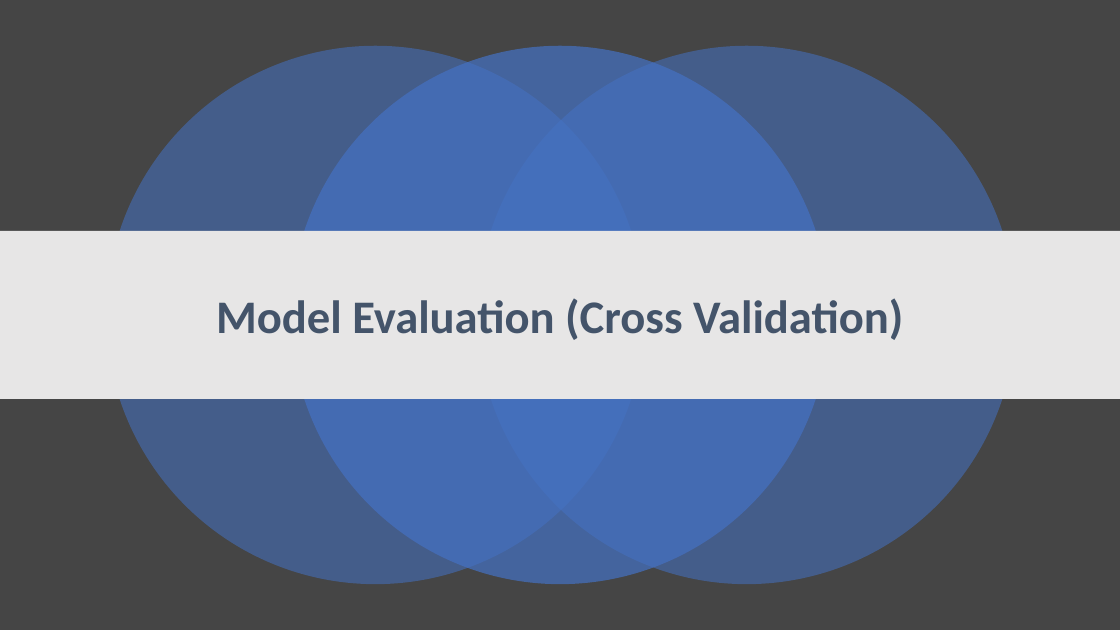
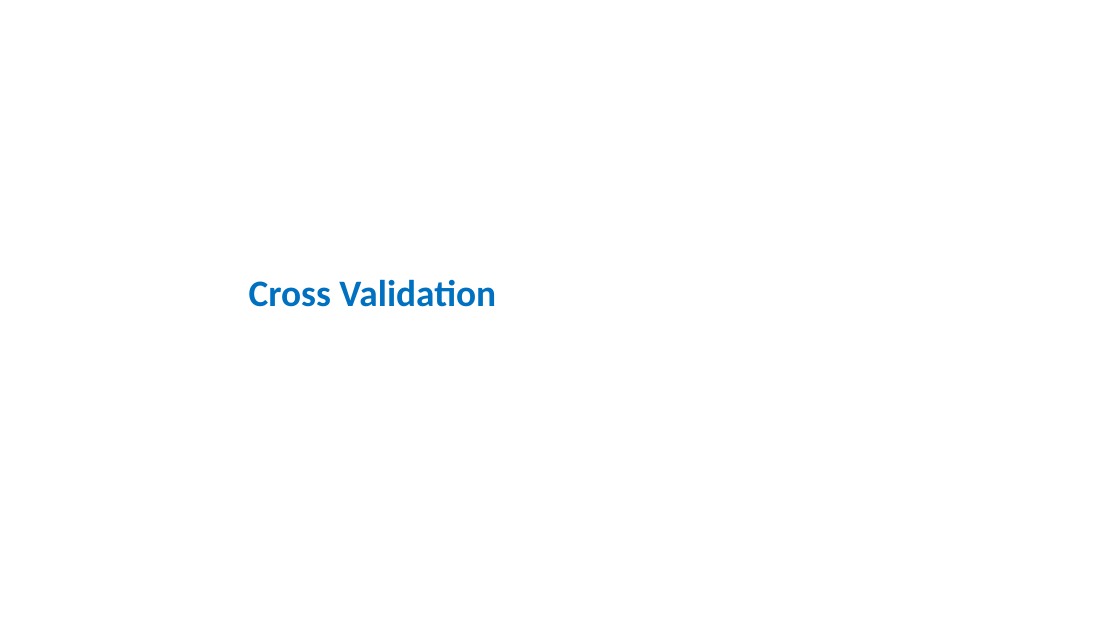
Before and after one commit to manasagodkhindi/AmesHousingPrediction, a slide deck: slide 30 of HousingPricesPresentations.pptx. Drawn at 1120x630 pixels with LibreOffice and Linux fonts; fonts in the diff are those of the drawing. Boxes give left, top, right and bottom in pixels: in the first picture for what was removed or moved away, otherwise in the second. Text is boxed around its words. In the diff, an @@ line names an element or a change of style, - is before the commit and + after.

```diff
--- a/HousingPricesPresentations.pptx
+++ b/HousingPricesPresentations.pptx
@@ background #454545 to #FFFFFF @@
@@ ellipse removed at <box>106,46,644,585</box> @@
@@ ellipse removed at <box>291,46,829,585</box> @@
@@ ellipse removed at <box>477,46,1016,585</box> @@
@@ rectangle removed at <box>0,231,1120,399</box> @@
@@ title at <box>249,279,496,307</box>: text changed; size 40 to 32 pt; text colour #44546A to #0070C0 @@
-Model Evaluation (Cross Validation)
+Cross Validation
```
Also in this commit, not shown: 1 other slide changed, 1 slide added, 1 slide removed, 1 other file.
